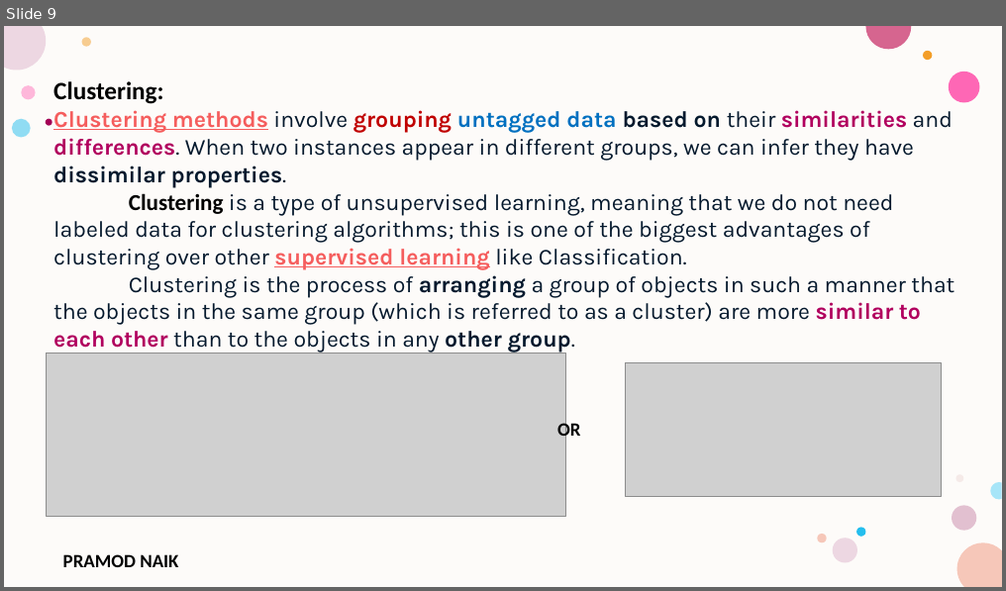
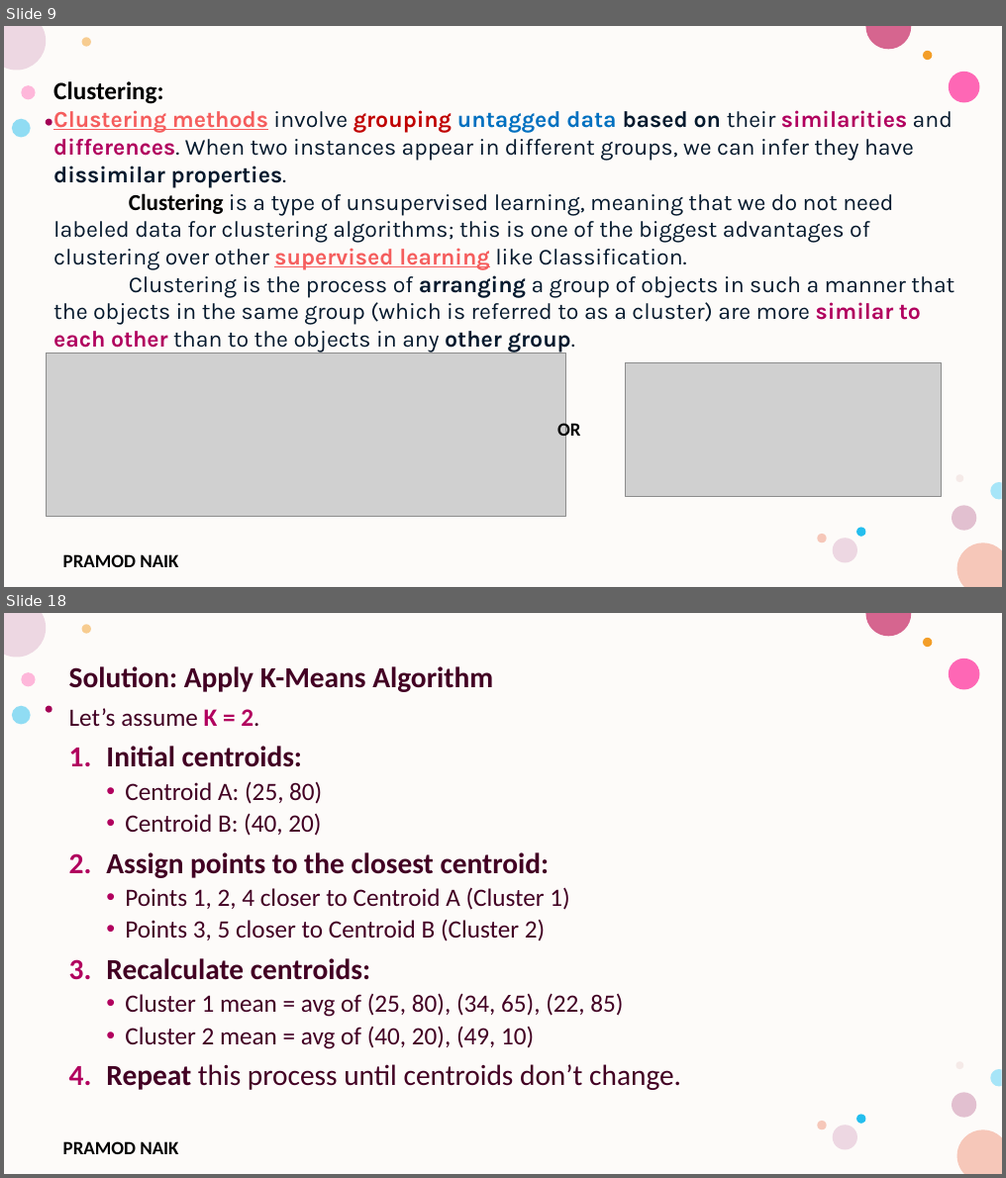
Before and after one commit to PRAMODNAIK-DEV/MCA-2nd-Sem-ML-Data-Analytics-Shridevi-College, a slide deck: Theory Class-Notes/Unit-3 Unsupervised Learning.pptx. Shown one above the other, each under a label of ours: slide 9 before the commit, slides 9 and 18 after it; the slides between them are not shown. The pictures are 1006x591 and 1006x1178 pixels, drawn with LibreOffice and Linux fonts; fonts in the diff are those of the drawing; grey boxes stand for pictures; background and template pictures are left out. Boxes give left, top, right and bottom in pixels: in the first picture for what was removed or moved away, otherwise in the second. Text is boxed around its words. In the diff, an @@ line names an element or a change of style, - is before the commit and + after.

Commit message:
Completed Hierarchical Clustering.

```diff
--- a/Theory Class-Notes/Unit-3 Unsupervised Learning.pptx
+++ b/Theory Class-Notes/Unit-3 Unsupervised Learning.pptx
@@ slide 18 added at bbox=[4, 613, 1002, 1174], background #FFFFFF; not listed: 17 template elements that a slide beside it also shows @@
@@ text added at bbox=[69, 666, 681, 1090], 24 pt, text #420023 @@
+Solution: Apply K-Means Algorithm
+Let’s assume K = 2.
+1. Initial centroids:
+  • Centroid A: (25, 80)
+  • Centroid B: (40, 20)
+2. Assign points to the closest centroid:
+  • Points 1, 2, 4 closer to Centroid A (Cluster 1)
+  • Points 3, 5 closer to Centroid B (Cluster 2)
+3. Recalculate centroids:
+  • Cluster 1 mean = avg of (25, 80), (34, 65), (22, 85)
+  • Cluster 2 mean = avg of (40, 20), (49, 10)
+4. Repeat this process until centroids don’t change.
```
Also in this commit, not shown: 1 slide changed, 20 other slides added, 2 slides removed, 1 other file.
